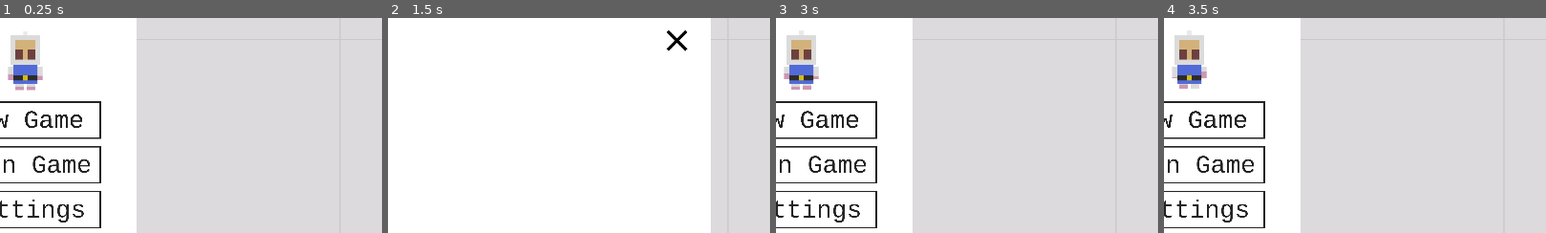
Above: before the commit, frames 1-4 (left to right).
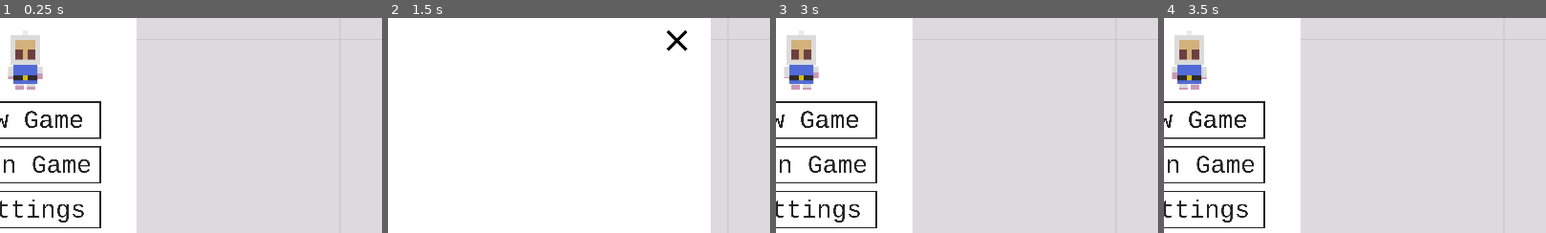
Above: after the commit, the same moments.

Repository: AmarOk1412/Eksplode.re
Game: Godot game, scene res://Lobby.tscn
Two runs of this game, one before a commit and one after it. Both use one fixed random seed, a clock stepped at 60 frames per second and the inputs below. Sound files missing from this copy of the repository are replaced by a short silence.
Inputs (mouse positions are % of the whole screen's width and height, from its top left):
- Up to frame 1 (0.25 s): no input
- Up to frame 2 (1.5 s): click (50, 37) at 0.5 s; click (85, 81) at 1.25 s
- Up to frame 3 (3 s): click (85, 81) at 2 s; click (85, 19) at 2.75 s
- Up to frame 4 (3.5 s): no input
The pictures show only the part of the screen within x 47-97%, y 13-63%; the shares and areas given below are measured in that part.

The runs differ from the first frame. In frame 1, less than 0.1% of the frame differs, in the area x 2-12%, y 25-34%; in frame 2, nothing differs; in frame 3, 0.1%; in frame 4, 0.2%, in the area x 2-12%, y 24-34%.
Error before the commit: Assertion failed. (res://gamestate.gd:70)
Error after the commit: Assertion failed. (res://gamestate.gd:77)

Commit message:
lobby: start game only if every player are showing lobby

Diff:
--- a/Lobby.gd
+++ b/Lobby.gd
@@ -27,6 +27,7 @@
 func _on_Host_pressed():
 	$MainScreen.hide()
 	$RoomLobby.show()
+	$RoomLobby/Start.hide()
 	gamestate.host_game(self.player_name)
 	refresh_lobby()
 
@@ -40,13 +41,13 @@
 	$MainScreen.hide()
 	$JoinPopup.hide()
 	$RoomLobby.show()
-	$RoomLobby/Start.hide()
 
 func _on_connection_failed():
 	$JoinPopup/ErrorLabel.set_text("Connection failed.")
 
 func _on_JoinRoom_pressed():
 	$JoinPopup/ErrorLabel.set_text("")
+	$RoomLobby/Start.hide()
 	var address = $JoinPopup/Room.text.split(":")
 	if len(address) == 2:
 		gamestate.join_game(self.player_name, address[0], address[1])
@@ -127,6 +128,8 @@
 func show_lobby():
 	$LobbySound.play()
 	self.show()
+	$RoomLobby/Start.hide()
+	gamestate.lobby_shown()
 
 func show_game():
 	$LobbySound.stop()
--- a/Lobby.tscn
+++ b/Lobby.tscn
@@ -28,6 +28,7 @@
 [ext_resource path="res://Sprites/Lobby/Players/Perso_Pink_.png" type="Texture" id=26]
 [ext_resource path="res://Sprites/Lobby/bg.png" type="Texture" id=27]
 [ext_resource path="res://Sounds/One Man Symphony - Royalty Free Soundtrack Collection - 27 Vertical Cities.wav" type="AudioStream" id=28]
+[ext_resource path="res://Fonts/FiraSans-Ultra.otf" type="DynamicFontData" id=29]
 
 [sub_resource type="StyleBoxFlat" id=1]
 bg_color = Color( 1, 1, 1, 1 )
@@ -66,6 +67,10 @@
 
 [sub_resource type="Theme" id=10]
 
+[sub_resource type="DynamicFont" id=11]
+size = 35
+font_data = ExtResource( 29 )
+
 [node name="Lobby" type="Control"]
 anchor_right = 1.0
 anchor_bottom = 1.0
@@ -118,7 +123,7 @@
 position = Vector2( 150, 70 )
 scale = Vector2( 0.33, 0.33 )
 frames = SubResource( 3 )
-frame = 11
+frame = 3
 playing = true
 
 [node name="Settings" type="Panel" parent="."]
@@ -297,6 +302,15 @@
 
 [node name="LobbySound" type="AudioStreamPlayer" parent="."]
 stream = ExtResource( 28 )
+
+[node name="PreviewLabel" type="Label" parent="."]
+margin_left = 8.12057
+margin_top = 5.27289
+margin_right = 148.121
+margin_bottom = 48.2729
+custom_fonts/font = SubResource( 11 )
+custom_colors/font_color = Color( 1, 1, 1, 1 )
+text = "PREVIEW"
 [connection signal="pressed" from="MainScreen/Host" to="." method="_on_Host_pressed"]
 [connection signal="pressed" from="MainScreen/Join" to="." method="_on_Join_pressed"]
 [connection signal="pressed" from="MainScreen/Settings" to="." method="_on_Settings_pressed"]
--- a/Main.gd
+++ b/Main.gd
@@ -52,6 +52,7 @@
 	$GameTrack.play()
 	$NodeWinningLabel.hide()
 
+
 func _on_LeaveButton_pressed():
 	get_tree().get_root().get_node("Lobby").show_lobby()
 	queue_free()
--- a/gamestate.gd
+++ b/gamestate.gd
@@ -9,6 +9,8 @@
 
 # Names for remote players in id:name format.
 var players = {}
+var in_lobby = 0
+var host_master = false
 
 # Signals
 signal player_list_changed()
@@ -46,6 +48,7 @@
 	var id = get_tree().get_rpc_sender_id()
 	print("New player connected: " + str(id))
 	players[id] = new_players[id]
+	self.in_lobby += 1
 	emit_signal("player_list_changed")
 
 func unregister_player(id):
@@ -54,12 +57,16 @@
 	emit_signal("player_list_changed")
 
 func host_game(new_player_name):
+	host_master = true
 	var host = NetworkedMultiplayerENet.new()
 	host.create_server(DEFAULT_PORT, MAX_PEERS)
 	get_tree().set_network_peer(host)
 	players[1] = [new_player_name, ""]
+	get_tree().get_root().get_node("Lobby").get_node("RoomLobby").get_node("Start").show()
+	self.in_lobby = 1
 
 func join_game(new_player_name, domain, port=DEFAULT_PORT):
+	host_master = false
 	players = {}
 	var client = NetworkedMultiplayerENet.new()
 	client.create_client(domain, port)
@@ -145,6 +152,11 @@
 		self.timerFinish.stop()
 		self.timerEnd.stop()
 
+sync func in_lobby(id):
+	self.in_lobby += 1
+	if self.in_lobby == len(self.players) && host_master:
+		get_tree().get_root().get_node("Lobby").get_node("RoomLobby").get_node("Start").show()
+
 remote func pre_start_game(player_data, boxes):
 	# Change scene.
 	self.currentWorld = load("res://Main.tscn").instance()
@@ -162,6 +174,10 @@
 	self.timerFinish.connect("timeout", self, "check_winner")
 	add_child(self.timerFinish)
 	self.timerFinish.start(0.5)
+	self.in_lobby = 0
+
+func lobby_shown():
+	rpc("in_lobby", get_tree().get_network_unique_id())
 
 func _ready():
 	get_tree().connect("network_peer_connected", self, "_player_connected")
Not shown: 1 places in Lobby.tscn that only renumber resources
